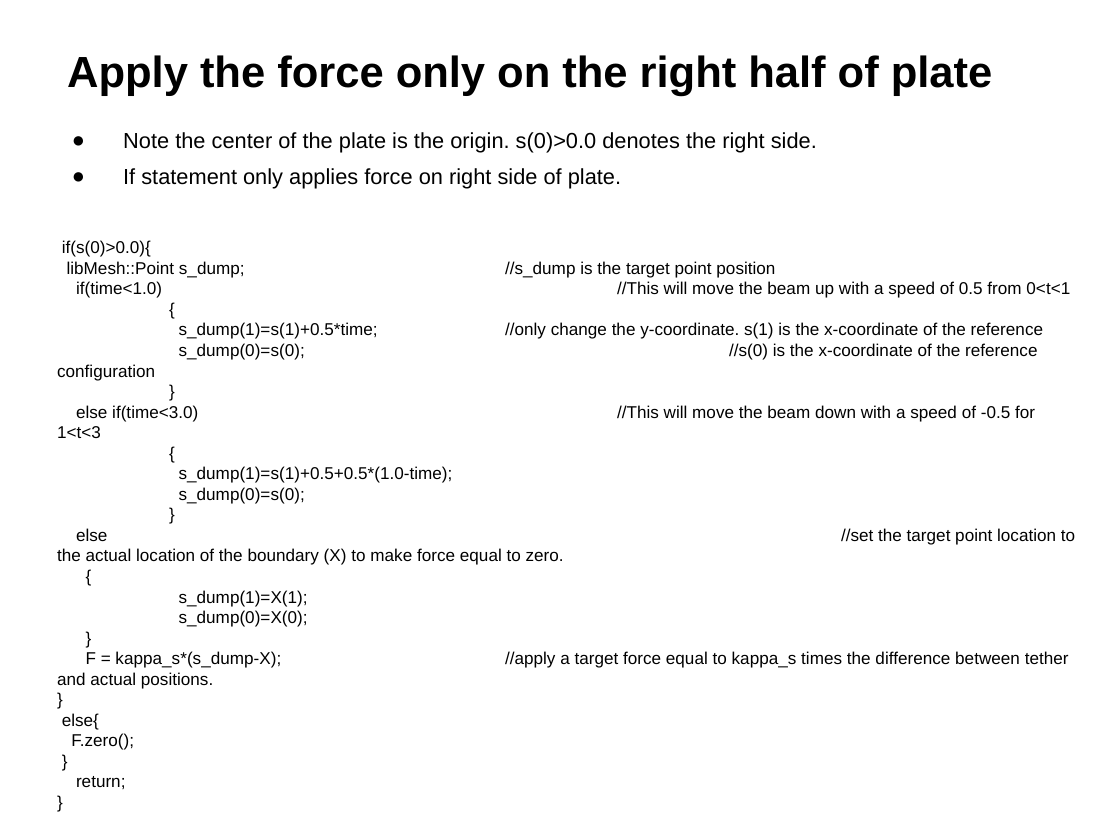
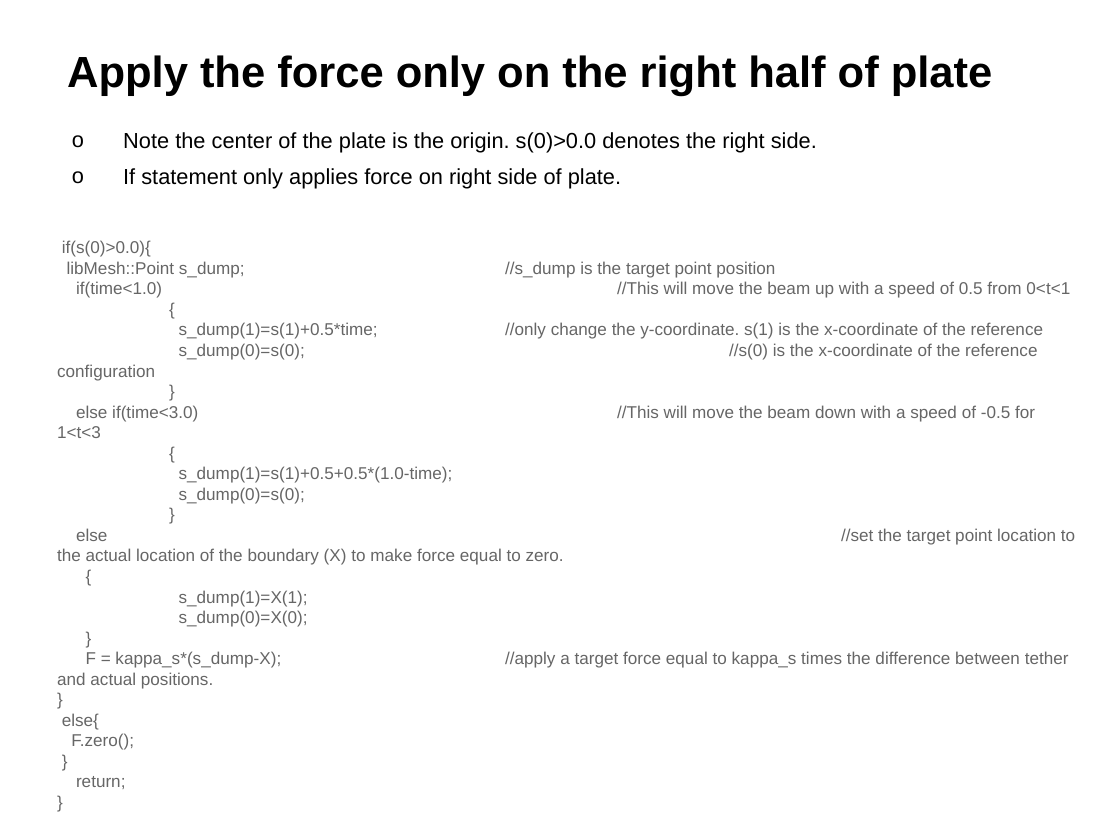
Before and after one commit to fairyflies9/IBAMR-Tutorials, a slide deck: slide 13 of IBFE Lectures/1-IBFE Getting Starting and Visualizing a Mesh.pptx (slide 12 before the commit). Drawn at 1120x840 pixels with LibreOffice and Linux fonts; fonts in the diff are those of the drawing. Boxes give left, top, right and bottom in pixels: in the first picture for what was removed or moved away, otherwise in the second. Text is boxed around its words. In the diff, an @@ line names an element or a change of style, - is before the commit and + after.

```diff
--- a/IBFE Lectures/1-IBFE Getting Starting and Visualizing a Mesh.pptx
+++ b/IBFE Lectures/1-IBFE Getting Starting and Visualizing a Mesh.pptx
@@ text "Note the center of the ..." at box(123, 132, 817, 189): bullet ● to o @@
@@ text "if(s(0)>0.0){" at box(57, 240, 1075, 789): text colour #000000 to #666666 @@
```
Also in this commit, not shown: 2 other slides changed, 1 slide added, 8 other files.
